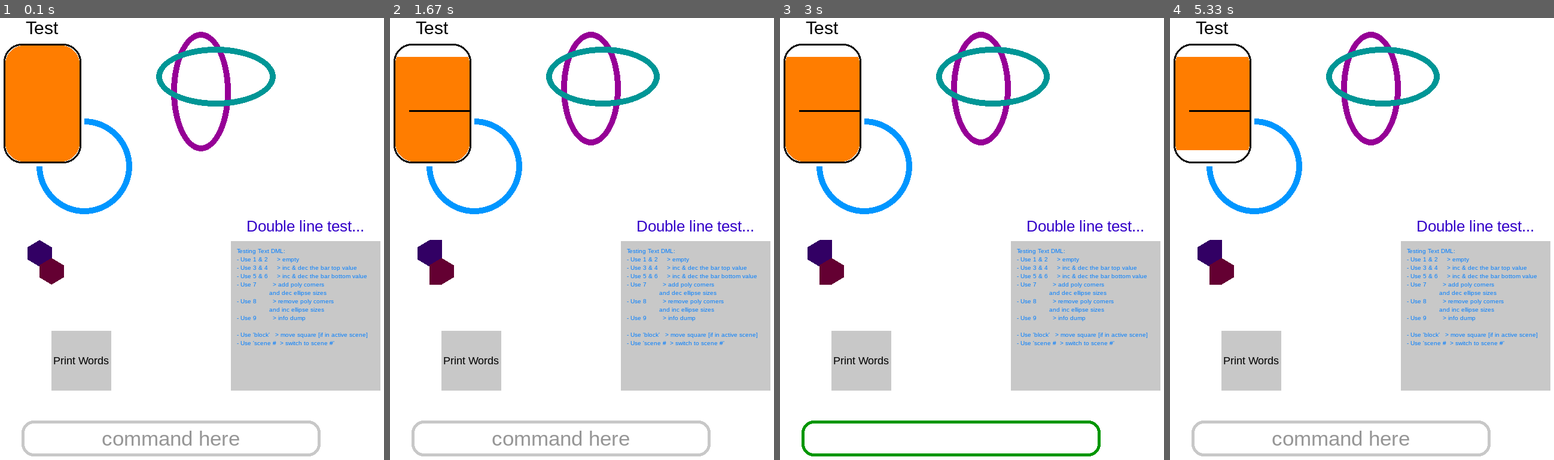
Above: before the commit, frames 1-4 (left to right).
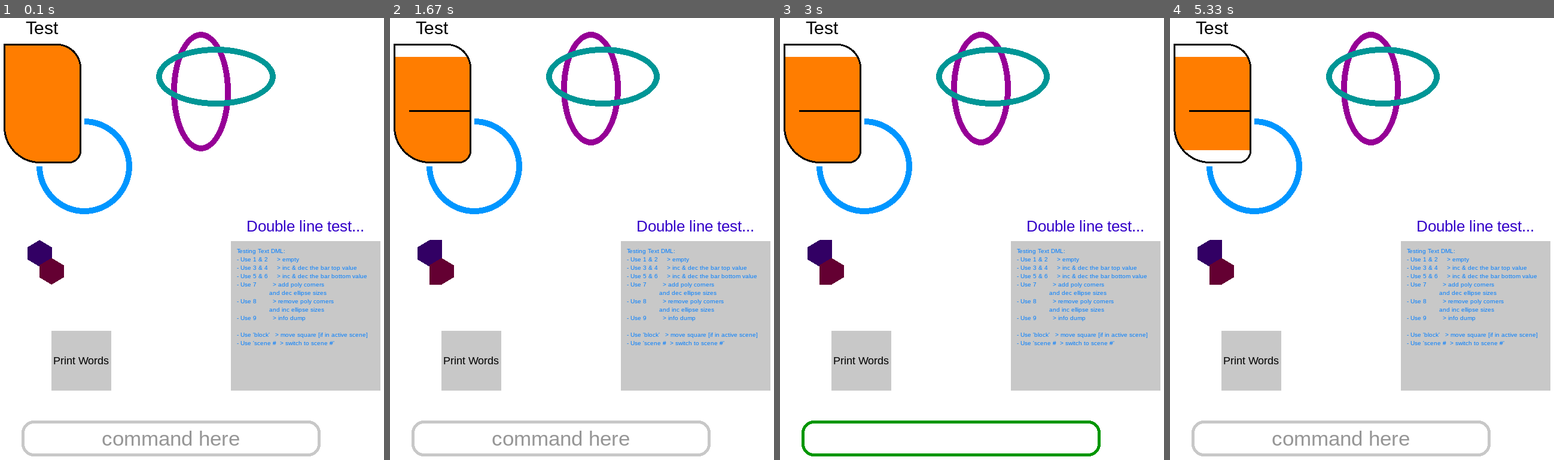
Above: after the commit, the same moments.

Repository: reimerrigtering/PygameUIExtension
Game: pygame game, started from testing.py
Two runs of this game, one before a commit and one after it. Both use one fixed random seed, a clock stepped at 60 frames per second and the inputs below.
Inputs (mouse positions are in pixels of both pictures, inside the frame that each line leads up to):
- Up to frame 1 (0.1 s): no input
- Up to frame 2 (1.67 s): click (501, 314) at 0.38 s; tap 4 at 0.67 s; click (470, 353) at 1.05 s; tap 7 at 1.33 s
- Up to frame 3 (3 s): click "command here" at 2.27 s; type "an" at 2.55 s; type "n" at 2.75 s; tap Enter at 2.88 s
- Up to frame 4 (5.33 s): click (1335, 141) at 3.15 s; click "command here" at 3.48 s; click (1550, 230) at 3.82 s; tap 5 at 5.1 s

The runs differ from the first frame. In frame 1, 0.3% of the frame differs, in the area x 0-22%, y 5-33%; in frame 2, 0.3%; in frame 3, 0.3%; in frame 4, 0.2%.

Commit message:
Fixed rounded corner bar radius difference

Diff:
--- a/testing.py
+++ b/testing.py
@@ -6,7 +6,11 @@
 display_window = Display((800, 800), 'testing')
 
 # rectangle = Rect(20, 70, 130, 200, border=3)
-rectangle = Rect(20, 70, 130, 200, border=3, corner_radius_all=30)
+# rectangle = Rect(20, 70, 130, 200, border=3, corner_radius_all=30)
+rectangle = Rect(20, 70, 130, 200, border=3, corner_radius_specific={Placement.BOTTOM_LEFT: 60,
+                                                                     Placement.BOTTOM_RIGHT: 20,
+                                                                     Placement.TOP_RIGHT: 40})
+
 circle = Circle(155, 275, 80, {Placement.TOP_LEFT: False}, color=(0, 150, 255), border=10)
 
 polygon1 = Polygon([(80, 398), (100, 410), (100, 430), (80, 442), (60, 430), (60, 410)], color=(50, 0, 100))
--- a/ui_classes.py
+++ b/ui_classes.py
@@ -1282,8 +1282,6 @@
             raise ValueError('Display argument missing')
 
         bar_display = display
-        corner_rect_cuts = None
-
         self.rect.render(display)
 
         if self.start_fill_side == Placement.LEFT:
@@ -1309,9 +1307,18 @@
                                                self.rect.height - 2 * self.bar_border_width))
             corner_rect_cuts.set_colorkey((255, 255, 255))
             corner_rect_cuts.fill(trans_color)
-            fill_rect = Rect(0, 0, self.rect.width - 2 * self.bar_border_width,
-                             self.rect.height - 2 * self.bar_border_width, self.rect.corner_radius_all,
-                             self.rect.corner_radius_specific, color=(255, 255, 255))
+            if self.rect.corner_radius_all != 0:
+                fill_rect = Rect(0, 0, self.rect.width - 2 * self.bar_border_width,
+                                 self.rect.height - 2 * self.bar_border_width,
+                                 self.rect.corner_radius_all - self.bar_border_width, color=(255, 255, 255))
+            else:
+                cuts_corner_radius = {}
+                for corners, corner_value in self.rect.corner_radius_specific.items():
+                    cuts_corner_radius[corners] = corner_value - self.bar_border_width
+
+                fill_rect = Rect(0, 0, self.rect.width - 2 * self.bar_border_width,
+                                 self.rect.height - 2 * self.bar_border_width,
+                                 corner_radius_specific=cuts_corner_radius, color=(255, 255, 255))
             fill_rect.render(corner_rect_cuts)
 
             # Adding bar
Not shown, changed: TODOs.txt
